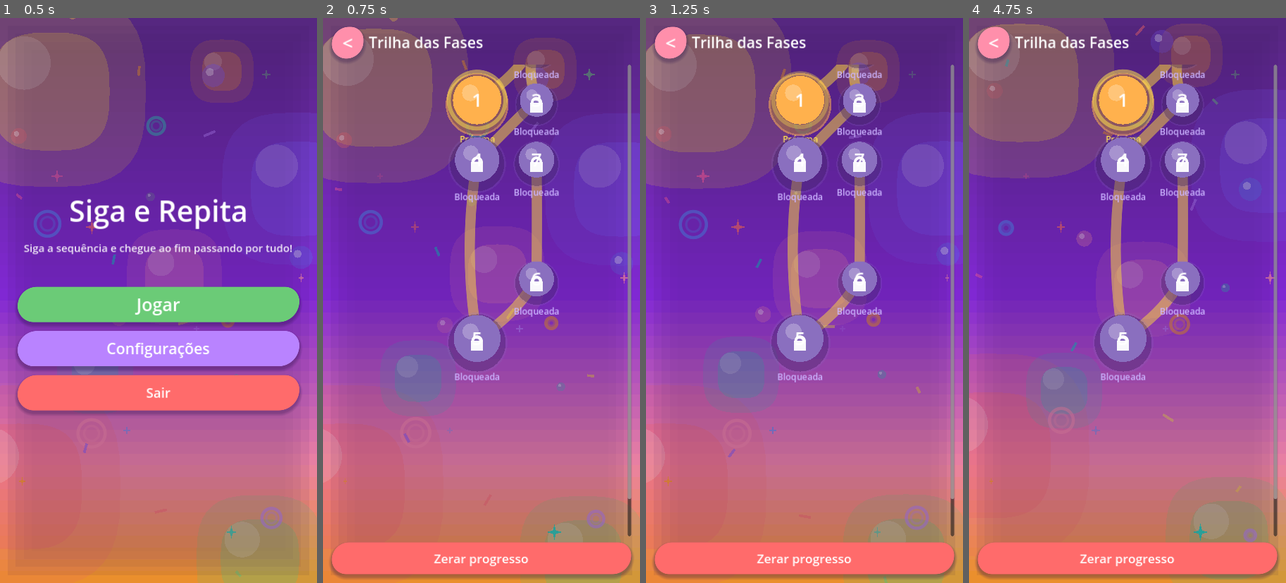
Above: before the commit, frames 1-4 (left to right).
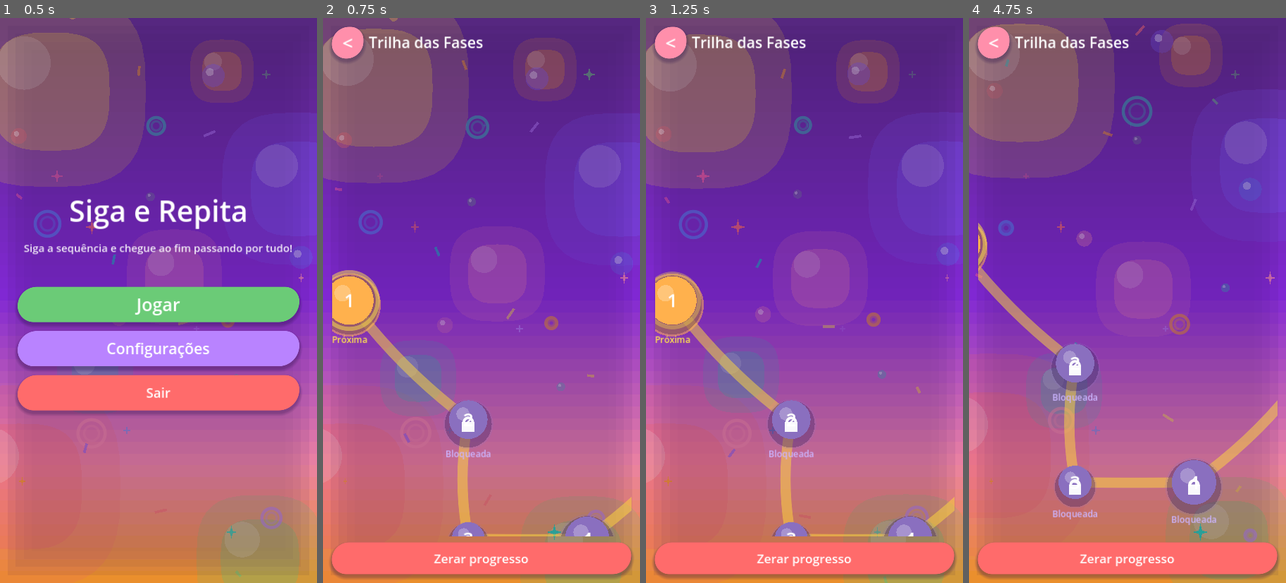
Above: after the commit, the same moments.

Repository: robertoaraujomf/Amarelo-Game-Siga-E-Repita
Game: Godot game, scene res://scenes/ui/MainMenu.tscn
The game is run twice, just before and just after one commit, with the same random seed, the same clock (stepped at 60 frames per second) and the same inputs.
Inputs (mouse positions are in pixels of both pictures, inside the frame that each line leads up to):
- Up to frame 1 (0.5 s): no input
- Up to frame 2 (0.75 s): click "Jogar" at 0.5 s
- Up to frame 3 (1.25 s): no input
- Up to frame 4 (4.75 s): move the mouse to (1197, 272) at 1.27 s; hold Right (move_right) 1.28-2 s; click (1197, 272) at 1.42 s; drag from (1064, 328) to (1111, 413) at 2.02 s; move the mouse to (1159, 176) at 2.77 s; hold Right (move_right) 2.78-3.5 s; click (1159, 176) at 2.92 s; drag from (1111, 413) to (1032, 215) at 3.52 s; move the mouse to (1222, 385) at 4.27 s; hold Left (move_left) from 4.28 s (still down); click (1222, 385) at 4.42 s

Frame 1 is identical in both runs. In frame 2, 14% of the frame differs, in the area x 2-98%, y 8-92%; in frame 3, 14%; in frame 4, 15%.
Error after the commit: Invalid access to property or key 'position' on a base object of type 'InputEventKey'. (res://scripts/ui/LevelTrail.gd:192)

Commit message:
feat: adiciona fases 8-12 e ajustes de trilha/HUD/camera

Diff:
--- /dev/null
+++ b/levels/level_08.json
@@ -0,0 +1,13 @@
+{
+  "id": 8,
+  "sequences": [["elefante", "escada", "flauta", "livro"]],
+  "matrix": [
+    "& elefante escada X X X X X X X br",
+    "X X flauta livro elefante escada flauta X X X br",
+    "X elefante livro X X elefante livro elefante X X br",
+    "X escada flauta escada elefante livro flauta escada X X br",
+    "X flauta X X X X X X X X br",
+    "X livro elefante escada flauta livro elefante escada X X br",
+    "X X X elefante livro flauta escada flauta livro §"
+  ]
+}
--- /dev/null
+++ b/levels/level_09.json
@@ -0,0 +1,14 @@
+{
+  "id": 9,
+  "sequences": [["macaco", "melancia", "morango", "passarinho"]],
+  "matrix": [
+    "& macaco melancia morango passarinho macaco melancia morango passarinho macaco br",
+    "X X X X X X X X X melancia br",
+    "X X X X passarinho macaco melancia X X morango br",
+    "X X X X morango X morango X X passarinho br",
+    "X X X X melancia macaco passarinho morango melancia macaco br",
+    "X X X X X X macaco passarinho morango passarinho br",
+    "X X X X X X melancia morango melancia morango br",
+    "X X X X § passarinho morango passarinho macaco passarinho br"
+  ]
+}
--- /dev/null
+++ b/levels/level_10.json
@@ -0,0 +1,15 @@
+{
+  "id": 10,
+  "sequences": [["peixe", "piano", "tenis", "tigre"]],
+  "matrix": [
+    "& X piano tenis tigre tenis piano peixe tigre tenis br",
+    "peixe X peixe tigre peixe piano peixe tigre peixe piano br",
+    "piano peixe piano tenis piano tenis tigre tenis tigre tenis br",
+    "tenis tigre peixe tigre peixe tigre peixe piano peixe X br",
+    "X X X X X X piano X X X br",
+    "X X X piano peixe tigre tenis tigre peixe tigre br",
+    "X X X tenis tigre peixe piano tenis piano tenis br",
+    "X X X X X X X X X tigre br",
+    "X X X X X X X X X § br"
+  ]
+}
--- /dev/null
+++ b/levels/level_11.json
@@ -0,0 +1,16 @@
+{
+  "id": 11,
+  "sequences": [["arvore", "aviao", "balao", "bicicleta"]],
+  "matrix": [
+    "& arvore bicicleta balao bicicleta arvore X X X X X X X X X X X X X br",
+    "X aviao arvore aviao balao aviao arvore aviao balao bicicleta arvore X X X X X X bicicleta balao br",
+    "aviao balao bicicleta arvore bicicleta balao bicicleta arvore X X aviao X aviao balao bicicleta X bicicleta arvore aviao br",
+    "arvore bicicleta arvore bicicleta arvore aviao balao X X X balao X arvore bicicleta arvore bicicleta balao aviao X br",
+    "X X aviao balao aviao X X X X X bicicleta arvore aviao balao aviao X aviao X X br",
+    "X X X X X X X X X X X X arvore bicicleta X X arvore X X br",
+    "X X X X X X X X X X X X X arvore aviao balao bicicleta X X br",
+    "X X X X X X X X X X X X X X balao bicicleta X X X br",
+    "X X X X X X X X X X X X X X X arvore aviao X X br",
+    "X X X X X X X X X X X X X X X X balao bicicleta § br"
+  ]
+}
--- /dev/null
+++ b/levels/level_12.json
@@ -0,0 +1,16 @@
+{
+  "id": 12,
+  "sequences": [["bombom", "carro", "castelo", "coracao"]],
+  "matrix": [
+    "X X X X coracao bombom coracao bombom coracao castelo carro X X X br",
+    "X X X X castelo carro castelo carro castelo coracao bombom X X X br",
+    "X bombom carro bombom carro X coracao bombom X bombom carro X X X br",
+    "bombom coracao castelo coracao X X X X X X castelo coracao X X br",
+    "carro castelo carro castelo X X & bombom carro X X bombom X X br",
+    "X coracao bombom coracao X X X X castelo coracao X carro bombom X br",
+    "X X coracao castelo carro bombom X X X bombom carro castelo coracao § br",
+    "X coracao bombom carro X coracao castelo X castelo carro bombom coracao X X br",
+    "X castelo carro X X X carro bombom coracao X X X X X br",
+    "X X X X X X X X X X X X X X br"
+  ]
+}
--- a/project.godot
+++ b/project.godot
@@ -21,6 +21,7 @@
 GameState="*res://scripts/autoload/GameState.gd"
 Levels="*res://scripts/autoload/Levels.gd"
 Settings="*res://scripts/autoload/Settings.gd"
+Sequences="*res://scripts/autoload/Sequences.gd"
 
 [display]
 
--- /dev/null
+++ b/scripts/autoload/Sequences.gd
@@ -0,0 +1,19 @@
+extends Node
+## Autoload "Sequences" - sequências canônicas de figuras usadas nas fases.
+## Cada entrada é um conjunto de 4 figuras (a ordem de jogo é definida pela fase).
+
+const SEQUENCIAS: Array = [
+	["arvore", "aviao", "balao", "bicicleta"],
+	["bombom", "carro", "castelo", "coracao"],
+	["elefante", "escada", "flauta", "livro"],
+	["macaco", "melancia", "morango", "passarinho"],
+	["peixe", "piano", "tenis", "tigre"],
+]
+
+
+func sequencia_da_fase(phase_number: int) -> Array:
+	# Fases 1..5 usam sequencias 0..4; depois reinicia (6->0, 7->1, ...).
+	if SEQUENCIAS.is_empty():
+		return []
+	var idx := (phase_number - 1) % SEQUENCIAS.size()
+	return SEQUENCIAS[idx]
--- a/scripts/game/Game.gd
+++ b/scripts/game/Game.gd
@@ -42,12 +42,12 @@
 	board.end_blocked.connect(hud.pop_end_blocked)
 	board.won.connect(_on_won)
 
+	_sync_view_margins()
 	board.load_level(_level)
 
 	var idx := Levels.index_of_id(int(_level.get("id", 1)))
 	hud.set_level_info(idx + 1, Levels.count())
 	hud.set_control_mode(Settings.control_mode)
-	_sync_view_margins()
 	_refresh_hud()
 
 
--- a/scripts/ui/Hud.gd
+++ b/scripts/ui/Hud.gd
@@ -282,8 +282,7 @@
 
 
 func set_level_info(index: int, total: int) -> void:
-	_title.text = "Fase %d de %d" % [index, total]
-
+	_title.text = "Fase %d" % index
 
 func set_sequence(seq: Array, step: int) -> void:
 	for c in _seq_box.get_children():
--- a/scripts/ui/LevelSelect.gd
+++ b/scripts/ui/LevelSelect.gd
@@ -1,6 +1,9 @@
 extends Control
 ## Tela de seleção/transição de fases: uma TRILHA serpenteante onde cada "no"
 ## representa uma fase (concluída / atual / próxima / bloqueada).
+
+var _scroll: ScrollContainer
+
 
 func _ready() -> void:
 	add_child(Background.new())
@@ -35,15 +38,22 @@
 	header.add_child(title)
 
 	# Trilha rolavel
-	var scroll := ScrollContainer.new()
-	scroll.size_flags_vertical = Control.SIZE_EXPAND_FILL
-	scroll.horizontal_scroll_mode = ScrollContainer.SCROLL_MODE_DISABLED
-	col.add_child(scroll)
+	_scroll = ScrollContainer.new()
+	_scroll.size_flags_vertical = Control.SIZE_EXPAND_FILL
+	_scroll.horizontal_scroll_mode = ScrollContainer.SCROLL_MODE_AUTO
+	_scroll.vertical_scroll_mode = ScrollContainer.SCROLL_MODE_AUTO
+	col.add_child(_scroll)
 
 	var trail := LevelTrail.new()
 	trail.selected.connect(_on_selected)
 	trail.build(Levels.levels, GameState)
-	scroll.add_child(trail)
+	_scroll.add_child(trail)
+
+	# Foca a trilha na fase atual do jogador (nao no inicio).
+	call_deferred("_focus_current_phase", trail)
+
+	# Oculta as barras de rolagem (movimentacao manual por clique/dedo).
+	call_deferred("_hide_scroll_bars")
 
 	var reset := StyleFactory.make_button("Zerar progresso", Color("ff6b6b"), 28)
 	reset.custom_minimum_size = Vector2(0, 72)
@@ -53,6 +63,36 @@
 	col.add_child(reset)
 
 
+func _focus_current_phase(trail: LevelTrail) -> void:
+	if _scroll == null or trail == null:
+		return
+	var target_id := clampi(GameState.next_level_id(), 1, maxi(Levels.count(), 1))
+	var pos := trail.node_pos(target_id)
+	# Centraliza o circulo da fase atual na viewport.
+	_scroll.scroll_horizontal = int(pos.x - _scroll.size.x * 0.5)
+	_scroll.scroll_vertical = int(pos.y - _scroll.size.y * 0.5)
+
+
+func _hide_scroll_bars() -> void:
+	if _scroll == null:
+		return
+	if _scroll.get_v_scroll_bar() != null:
+		_scroll.get_v_scroll_bar().visible = false
+		_scroll.get_v_scroll_bar().modulate.a = 0.0
+	if _scroll.get_h_scroll_bar() != null:
+		_scroll.get_h_scroll_bar().visible = false
+		_scroll.get_h_scroll_bar().modulate.a = 0.0
+
+
+func _process(_delta: float) -> void:
+	# Garante que as barras permanecam ocultas.
+	if _scroll != null:
+		if _scroll.get_v_scroll_bar() != null:
+			_scroll.get_v_scroll_bar().visible = false
+		if _scroll.get_h_scroll_bar() != null:
+			_scroll.get_h_scroll_bar().visible = false
+
+
 func _on_selected(level_id: int) -> void:
 	GameState.start_level(level_id)
 	get_tree().change_scene_to_file("res://scenes/game/Game.tscn")
--- a/scripts/ui/LevelTrail.gd
+++ b/scripts/ui/LevelTrail.gd
@@ -11,13 +11,27 @@
 const DESIGN_W := 660.0
 const TRAIL_STEP := 135.0
 const TRAIL_MIN_NODE_DIST := 118.0
+# Direção de cada trecho entre fases consecutivas (1..34).
+const TRAIL_PHASE_DIRS := [
+	4, 5, 3, 2, 3, 3,
+	2, 3, 2, 1, 1, 1, 8, 7, 7, 8, 1, 1, 4, 2, 3, 3, 3, 2, 3, 3, 2, 3, 4, 4, 5, 6, 5,
+]
+# Ordem das 8 direções (1..8) conforme convenção:
+# 1 N, 2 NE, 3 E, 4 SE, 5 S, 6 SW, 7 W, 8 NW.
 const TRAIL_DIRS := [
-	Vector2(1, 0), Vector2(-1, 0), Vector2(0, 1), Vector2(0, -1),
-	Vector2(1, 1), Vector2(-1, 1), Vector2(1, -1), Vector2(-1, -1),
+	Vector2(0, -1), Vector2(1, -1), Vector2(1, 0), Vector2(1, 1),
+	Vector2(0, 1), Vector2(-1, 1), Vector2(-1, 0), Vector2(-1, -1),
 ]
 
 var _entries: Array = []
 var _time := 0.0
+
+# Pan manual da trilha (mesma logica dos mapas).
+var _panning := false
+var _pan_touch_index := -1
+var _pan_start_pointer := Vector2.ZERO
+var _pan_start_scroll_v := 0
+var _pan_start_scroll_h := 0
 
 
 func build(levels: Array, progress: Node) -> void:
@@ -49,40 +63,43 @@
 		add_child(btn)
 
 	var max_y := TOP_PAD
+	var max_x := 40.0
 	for pos in positions:
 		max_y = maxf(max_y, pos.y)
+		max_x = maxf(max_x, pos.x)
 	max_y = maxf(max_y, TOP_PAD + float(n - 1) * SPACING)
-	custom_minimum_size = Vector2(DESIGN_W, max_y + TOP_PAD * 1.5)
+	var trail_w := maxf(DESIGN_W, max_x + 80.0)
+	custom_minimum_size = Vector2(trail_w, max_y + TOP_PAD * 1.5)
 	queue_redraw()
 
 
 
 func _generate_trail_positions(n: int) -> Array[Vector2]:
-	var rng := RandomNumberGenerator.new()
-	rng.seed = 987654321
 	var pts: Array[Vector2] = []
 	if n <= 0:
 		return pts
-	var cur := Vector2(DESIGN_W * 0.5, TOP_PAD)
+	var cur := Vector2(40.0, TOP_PAD)
 	pts.append(cur)
 	var segments: Array = []
-	var margin := 72.0
-	var min_x := DESIGN_W * 0.5
-	var y_min := TOP_PAD - 180.0
-	var y_max := TOP_PAD + float(n + 6) * SPACING
-	var last_dir := Vector2.ZERO
+	var min_x := 40.0
+	var y_min := TOP_PAD - 2000.0
+	var y_max := TOP_PAD + float(n + 8) * SPACING
 	for i in range(1, n):
+		var dir_num := 4
+		if i - 1 < TRAIL_PHASE_DIRS.size():
+			dir_num = TRAIL_PHASE_DIRS[i - 1]
+		var dir: Vector2 = TRAIL_DIRS[dir_num - 1]
 		var placed := false
-		for _t in range(80):
-			var dir: Vector2 = TRAIL_DIRS[rng.randi_range(0, TRAIL_DIRS.size() - 1)]
-			# Evita sequencias longas de movimento puramente vertical.
-			if last_dir.x == 0.0 and dir.x == 0.0:
-				continue
-			var length := rng.randi_range(1, 5)
+		# Linha entre fases com comprimento dobrado.
+		for length in [2, 3, 1]:
 			var cand := cur + dir * (float(length) * TRAIL_STEP)
-			if cand.x < min_x or cand.x > DESIGN_W - margin:
-				continue
-			if cand.y < y_min or cand.y > y_max:
+			if cand.x < min_x:
+				cand.x = min_x
+			if cand.y < y_min:
+				cand.y = y_min
+			if cand.y > y_max:
+				cand.y = y_max
+			if cand.distance_to(cur) < TRAIL_MIN_NODE_DIST:
 				continue
 			var ok := true
 			for p in pts:
@@ -101,18 +118,12 @@
 			segments.append({"a": cur, "b": cand})
 			pts.append(cand)
 			cur = cand
-			last_dir = dir
 			placed = true
 			break
 		if not placed:
-			# Fallback variado (nunca reto vertical).
-			var fallbacks := [Vector2(1, 1), Vector2(-1, 1), Vector2(1, 0), Vector2(1, -1)]
-			var fb: Vector2 = fallbacks[rng.randi_range(0, fallbacks.size() - 1)]
-			var cand := cur + fb * (2.0 * TRAIL_STEP)
+			var cand := cur + dir * (2.0 * TRAIL_STEP)
 			if cand.x < min_x:
 				cand.x = min_x
-			if cand.x > DESIGN_W - margin:
-				cand.x = DESIGN_W - margin
 			if cand.y < y_min:
 				cand.y = y_min
 			if cand.y > y_max:
@@ -120,14 +131,16 @@
 			segments.append({"a": cur, "b": cand})
 			pts.append(cand)
 			cur = cand
-			last_dir = fb
-	# Garante altura minima para permitir rolagem.
-	var max_y := TOP_PAD
+	# Garante que nada fique acima da area visivel inicial (desloca se preciso).
+	var min_y := INF
 	for p in pts:
-		max_y = maxf(max_y, p.y)
-	if max_y < TOP_PAD + float(n - 1) * SPACING:
-		max_y = TOP_PAD + float(n - 1) * SPACING
-	# (max_y usado fora? armazena em pts? nao)
+		min_y = minf(min_y, p.y)
+	if min_y < TOP_PAD:
+		var shift := TOP_PAD - min_y
+		for i in pts.size():
+			pts[i].y += shift
+	# Mantem as posicoes (nao distorce a trilha); a altura minima para rolagem
+	# e garantida no custom_minimum_size em build().
 	return pts
 
 
@@ -143,6 +156,90 @@
 
 func _cross(a: Vector2, b: Vector2, c: Vector2) -> float:
 	return (b.x - a.x) * (c.y - a.y) - (b.y - a.y) * (c.x - a.x)
+
+
+## Indica se a posição de tela (em coordenadas globais) cai fora de qualquer nó
+## da trilha (area vazia), para permitir o pan manual (como nos mapas).
+func is_empty_at(screen_pos: Vector2) -> bool:
+	var local: Vector2 = screen_pos - global_position
+	for e in _entries:
+		if local.distance_to(e["pos"]) <= NODE_R * 1.35:
+			return false
+	return true
+
+
+## Posição (no espaço de conteúdo da trilha) do nó da fase informada.
+func node_pos(level_id: int) -> Vector2:
+	for e in _entries:
+		if int(e["id"]) == level_id:
+			return e["pos"]
+	if not _entries.is_empty():
+		return _entries[0]["pos"]
+	return Vector2.ZERO
+
+
+func _is_empty_local(pos: Vector2) -> bool:
+	for e in _entries:
+		if pos.distance_to(e["pos"]) <= NODE_R * 1.35:
+			return false
+	return true
+
+
+func _input(event: InputEvent) -> void:
+	var sc := get_parent() as ScrollContainer
+	if sc == null:
+		return
+	var local: Vector2 = event.position - global_position if event is InputEventWithModifiers else Vector2.ZERO
+	# event.position para mouse/touch e em coordenadas de viewport; converte.
+	if event is InputEventMouseButton or event is InputEventMouseMotion or event is InputEventScreenTouch or event is InputEventScreenDrag:
+		local = event.position - global_position
+	if not _panning:
+		# Fora da area da trilha: ignora (exceto quando ja arrastando).
+		if local.x < 0.0 or local.y < 0.0 or local.x > size.x or local.y > size.y:
+			return
+	if event is InputEventMouseButton:
+		if event.button_index == MOUSE_BUTTON_LEFT:
+			if event.pressed:
+				if _is_empty_local(local):
+					_panning = true
+					_pan_touch_index = -1000
+					_pan_start_pointer = local
+					_pan_start_scroll_v = sc.scroll_vertical
+					_pan_start_scroll_h = sc.scroll_horizontal
+					accept_event()
+			else:
+				if _panning and _pan_touch_index == -1000:
+					_panning = false
+					_pan_touch_index = -1
+	elif event is InputEventScreenTouch:
+		if event.pressed:
+			if _is_empty_local(local):
+				_panning = true
+				_pan_touch_index = event.index
+				_pan_start_pointer = local
+				_pan_start_scroll_v = sc.scroll_vertical
+				_pan_start_scroll_h = sc.scroll_horizontal
+				accept_event()
+		else:
+			if _panning and event.index == _pan_touch_index:
+				_panning = false
+				_pan_touch_index = -1
+	elif event is InputEventScreenDrag:
+		if _panning and event.index == _pan_touch_index:
+			_update_pan(sc, local)
+			accept_event()
+	elif event is InputEventMouseMotion:
+		if _panning and _pan_touch_index == -1000:
+			_update_pan(sc, local)
+			accept_event()
+
+
+func _update_pan(sc: ScrollContainer, pos: Vector2) -> void:
+	if not _panning:
+		return
+	var delta := pos - _pan_start_pointer
+	sc.scroll_vertical = int(_pan_start_scroll_v - delta.y)
+	sc.scroll_horizontal = int(_pan_start_scroll_h - delta.x)
 
 
 func _process(delta: float) -> void:
